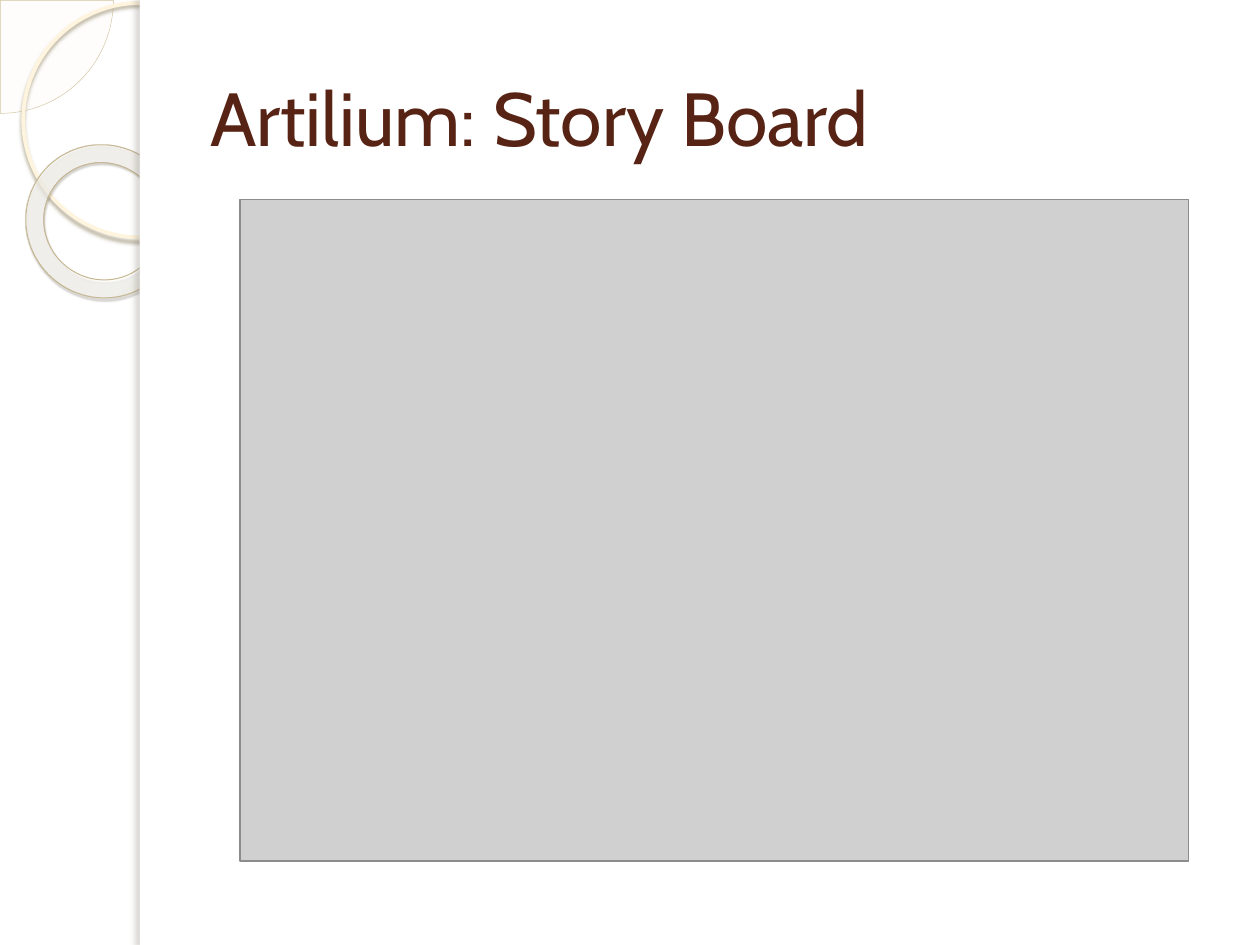
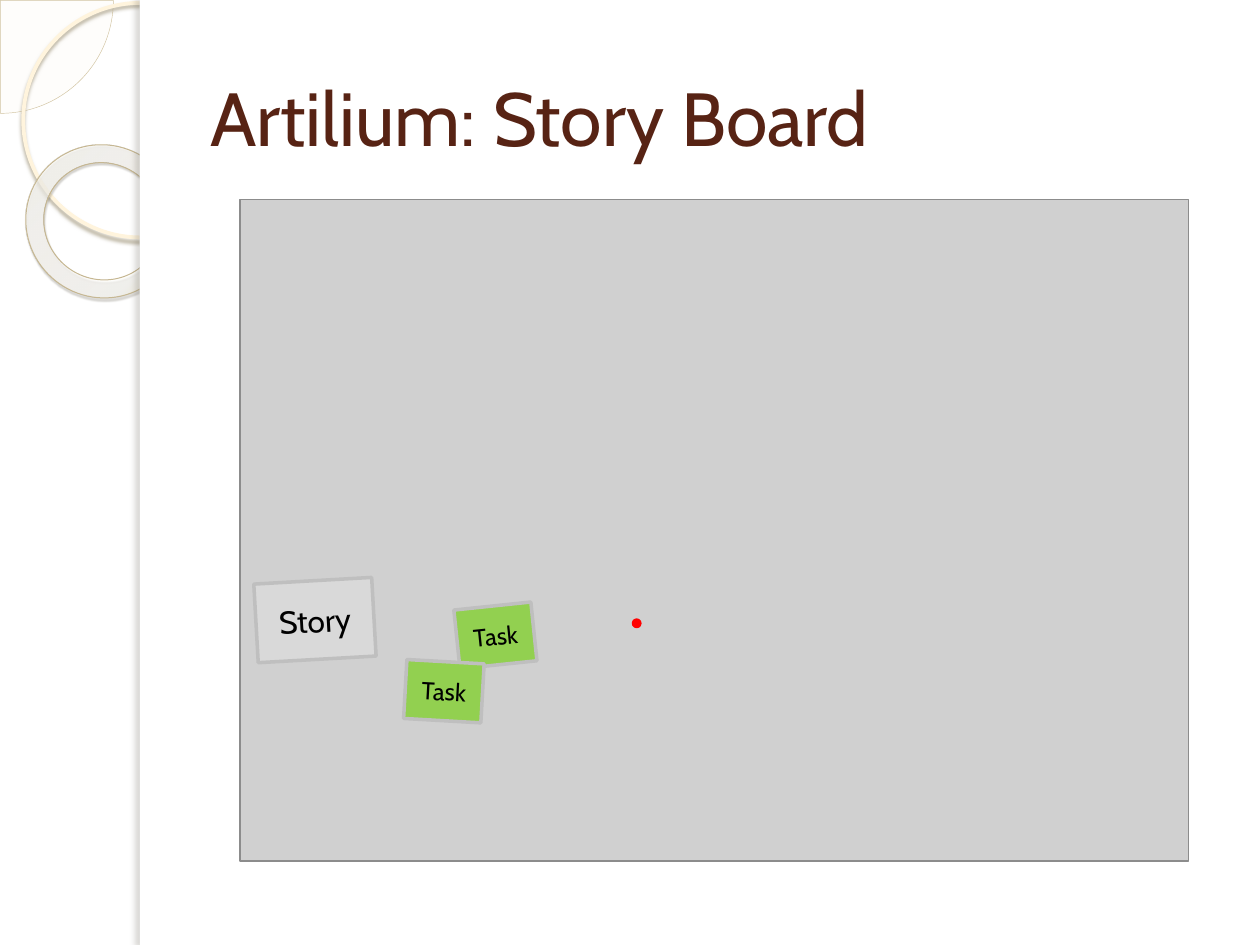
Before and after one commit to michelgrootjans/foresee, a slide deck: slide 8 of Agile.net/Artilium.pptx. Drawn at 1260x945 pixels with LibreOffice and Linux fonts; fonts in the diff are those of the drawing; grey boxes stand for pictures; background and template pictures are left out. Boxes give left, top, right and bottom in pixels: in the first picture for what was removed or moved away, otherwise in the second. Text is boxed around its words. In the diff, an @@ line names an element or a change of style, - is before the commit and + after.

```diff
--- a/Agile.net/Artilium.pptx
+++ b/Agile.net/Artilium.pptx
@@ rectangle added at [254, 578, 376, 663], fill #D9D9D9, outline #BFBFBF 2 pt, 18 pt, text #000000 @@
+Story
@@ rectangle added at [454, 602, 537, 669], fill #92D050, outline #BFBFBF 2 pt, 14 pt, text #000000 @@
+Task
@@ ellipse added at [634, 620, 640, 626], fill #FF0000, outline #FF0000 2 pt @@
@@ rectangle added at [404, 659, 484, 723], fill #92D050, outline #BFBFBF 2 pt, 14 pt, text #000000 @@
+Task
```
